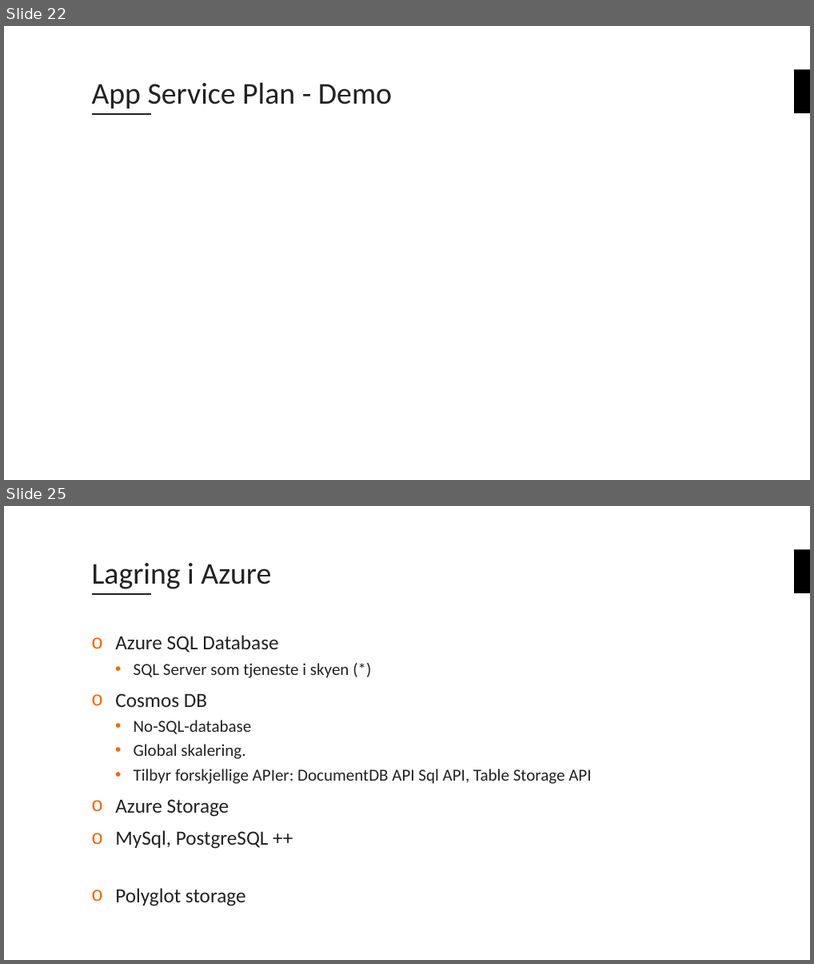
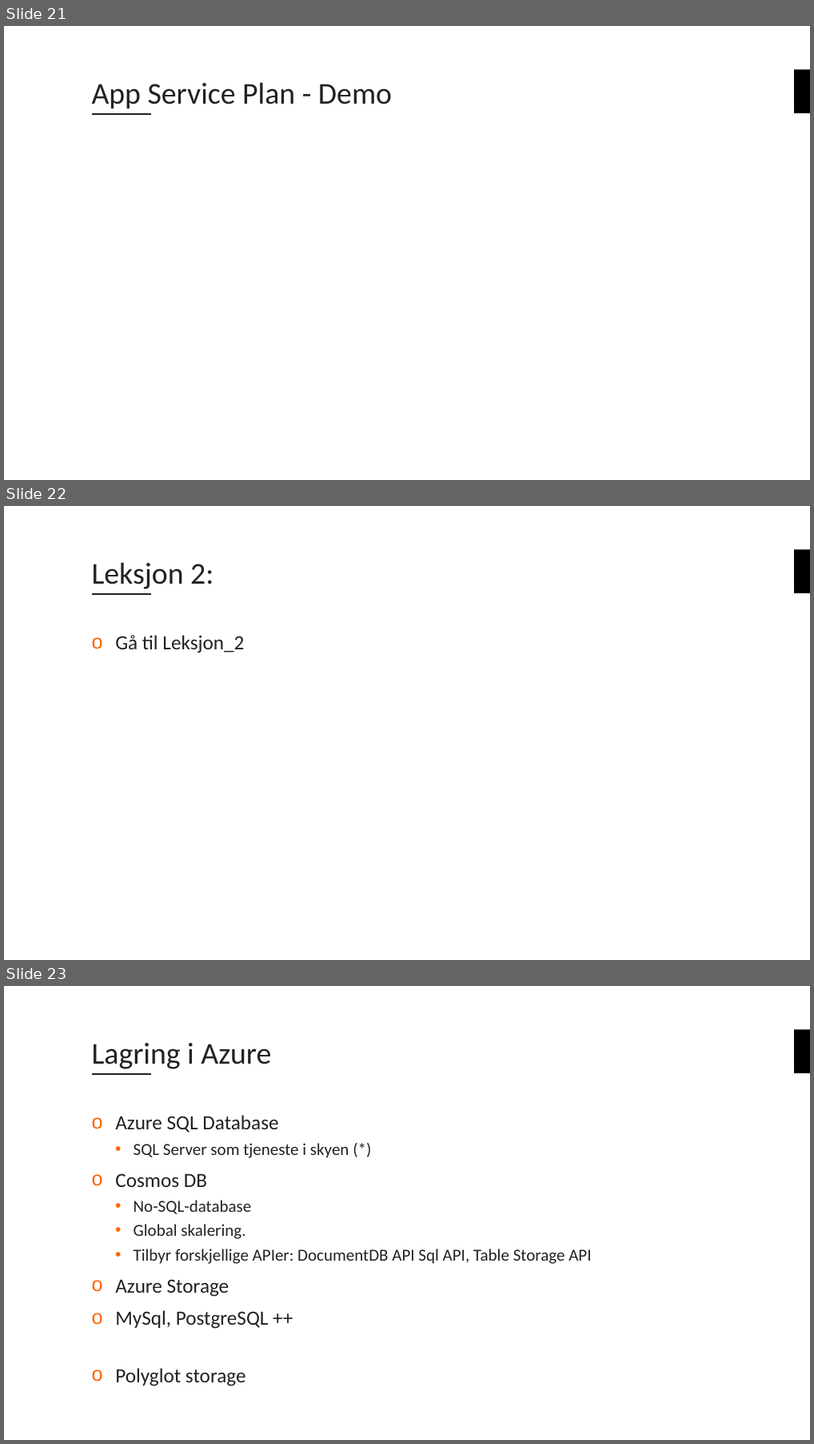
Before and after one commit to bouvet/azure-workshops, a slide deck: Workshop_1/Presentasjon/Azureskolen-Workshop#1.pptx. Shown one above the other, each under a label of ours: slides 22 and 25 before the commit, slides 21, 22 and 23 after it; the slides between them are not shown. The pictures are 814x964 and 814x1444 pixels, drawn with LibreOffice and Linux fonts; fonts in the diff are those of the drawing; background and template pictures are left out. Boxes give left, top, right and bottom in pixels: in the first picture for what was removed or moved away, otherwise in the second. Text is boxed around its words. In the diff, an @@ line names an element or a change of style, - is before the commit and + after.

```diff
--- a/Workshop_1/Presentasjon/Azureskolen-Workshop#1.pptx
+++ b/Workshop_1/Presentasjon/Azureskolen-Workshop#1.pptx
@@ slide 22 added at [4, 506, 810, 960], background #FFFFFF; not listed: 2 template elements that a slide beside it also shows @@
@@ title added at [92, 562, 214, 589], 36 pt, text #222222 @@
+Leksjon 2:
@@ text added at [115, 635, 244, 653], 24 pt, text #222222 @@
+o Gå til Leksjon_2
@@ what was slide 22 is now slide 21 @@
@@ what was slide 25 is now slide 23 @@
```
Also in this commit, not shown: 10 slides changed, 1 other slide added, 1 slide removed.
